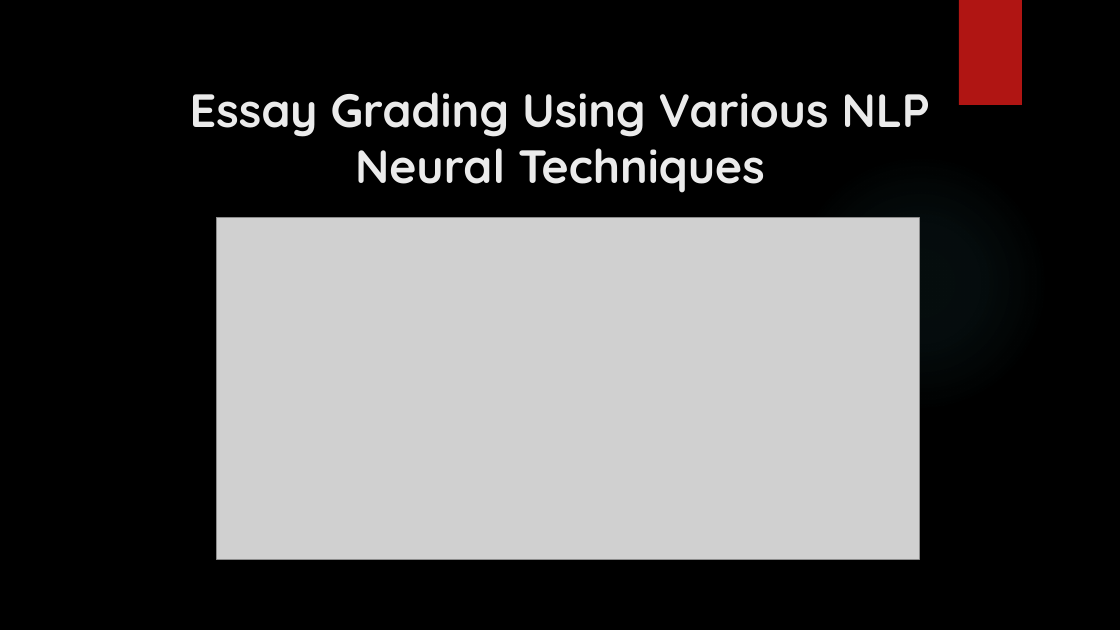
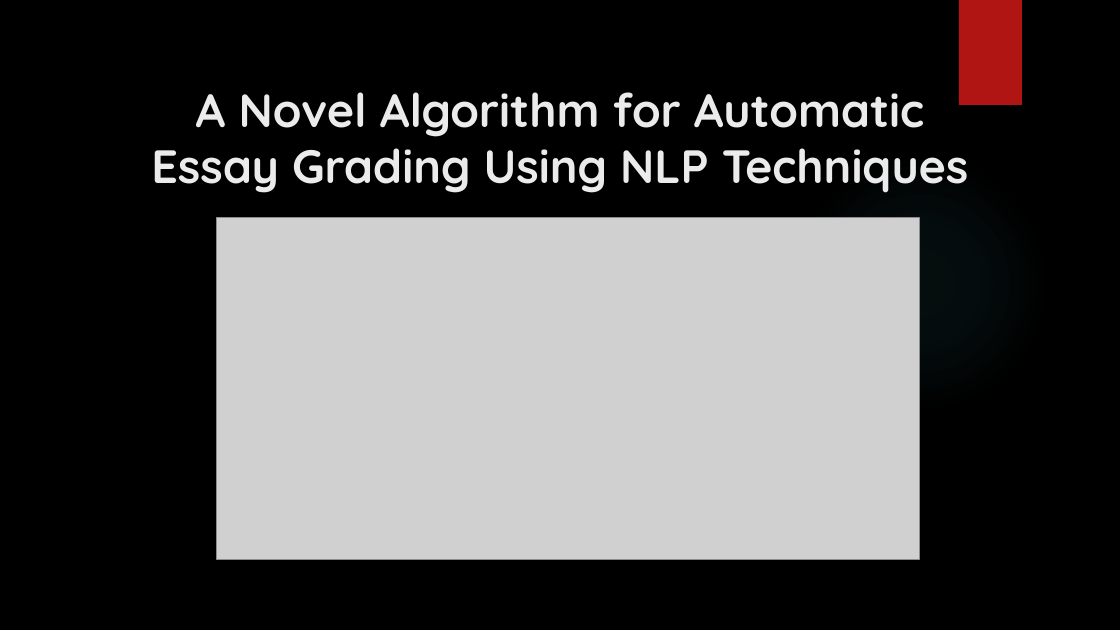
Before and after one commit to vishwaksenan/essay-grader, a slide deck: slide 1 of Documentation/Second Review Presentation.pptx. Drawn at 1120x630 pixels with LibreOffice and Linux fonts; fonts in the diff are those of the drawing; grey boxes stand for pictures; background and template pictures are left out. Boxes give left, top, right and bottom in pixels: in the first picture for what was removed or moved away, otherwise in the second. Text is boxed around its words. In the diff, an @@ line names an element or a change of style, - is before the commit and + after.

```diff
--- a/Documentation/Second Review Presentation.pptx
+++ b/Documentation/Second Review Presentation.pptx
@@ title at [151, 92, 969, 193]: text changed @@
-Essay Grading Using Various NLP Neural Techniques
+A Novel Algorithm for Automatic Essay Grading Using NLP Techniques
```
Also in this commit, not shown: 2 other files.
